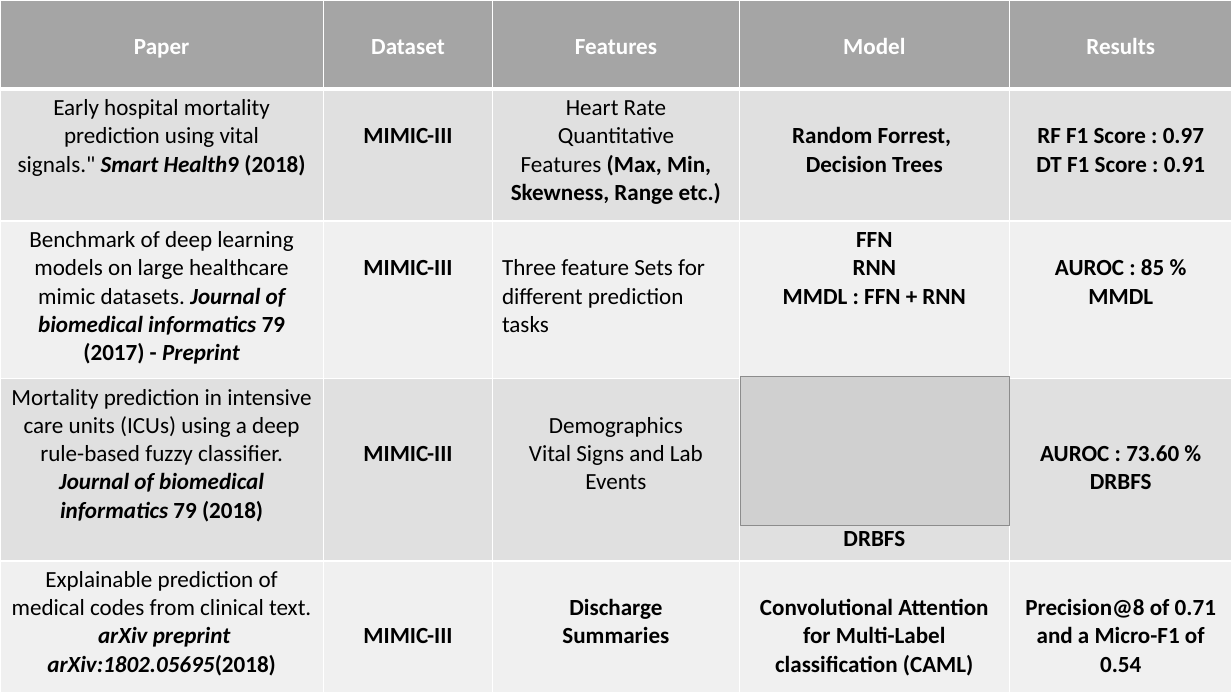
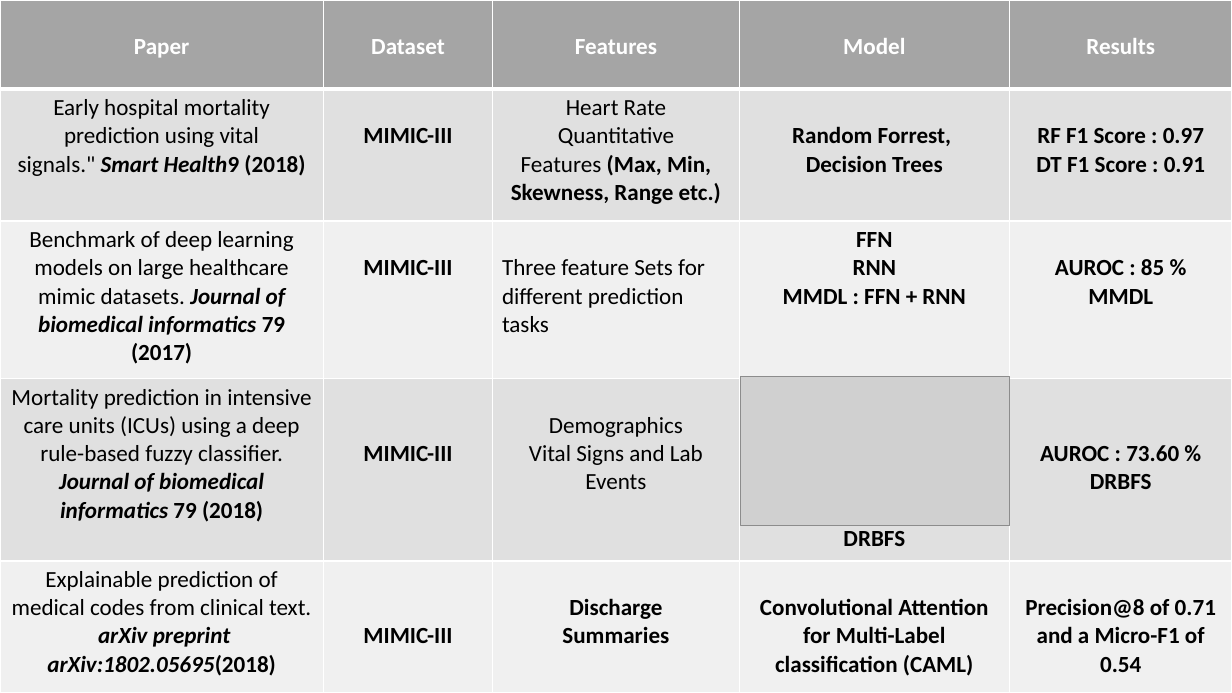
Before and after one commit to fmqbl/Predicting-Post-Procedural-Complications-Using-MIMICIII, a slide deck: slide 9 of ClinicalOutcomes.pptx. Drawn at 1232x693 pixels with LibreOffice and Linux fonts; fonts in the diff are those of the drawing; grey boxes stand for pictures. Boxes give left, top, right and bottom in pixels: in the first picture for what was removed or moved away, otherwise in the second. Text is boxed around its words. In the diff, an @@ line names an element or a change of style, - is before the commit and + after.

```diff
--- a/ClinicalOutcomes.pptx
+++ b/ClinicalOutcomes.pptx
@@ table at bbox=[0, 0, 1232, 693] @@
-row 3, column 1: Benchmark of deep learning models on large healthcare mimic datasets. Journal of biomedical informatics 79 (2017) - Preprint
+row 3, column 1: Benchmark of deep learning models on large healthcare mimic datasets. Journal of biomedical informatics 79 (2017)
```
Also in this commit, not shown: 11 other slides changed, 2 slides added, 8 other files.
